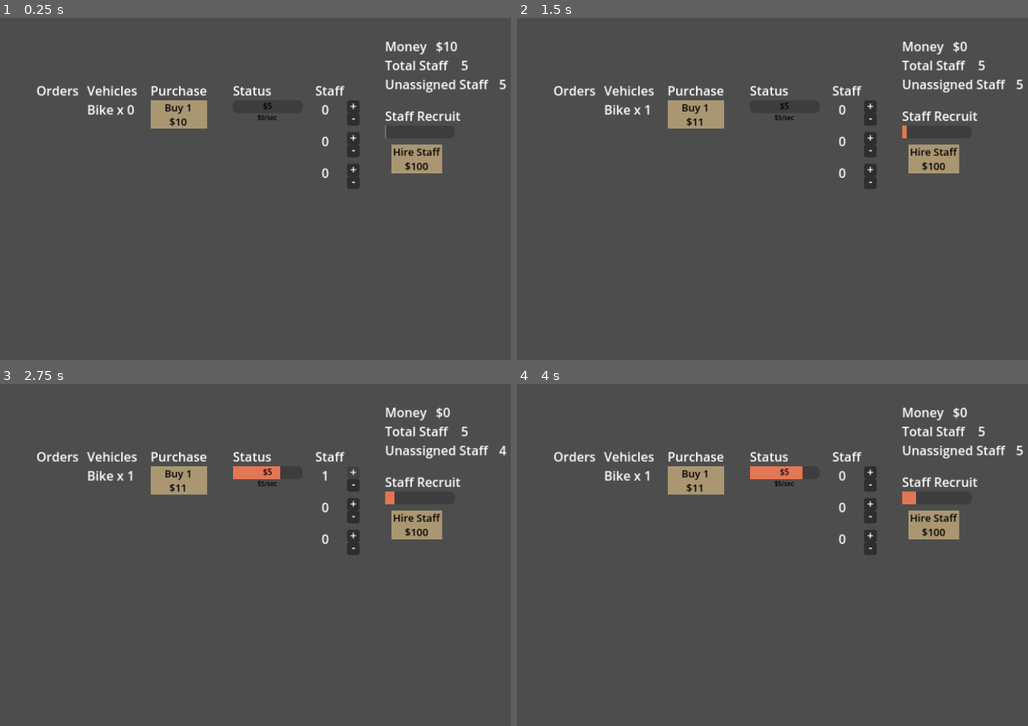
Above: before the commit, frames 1-4 (two rows, left to right).
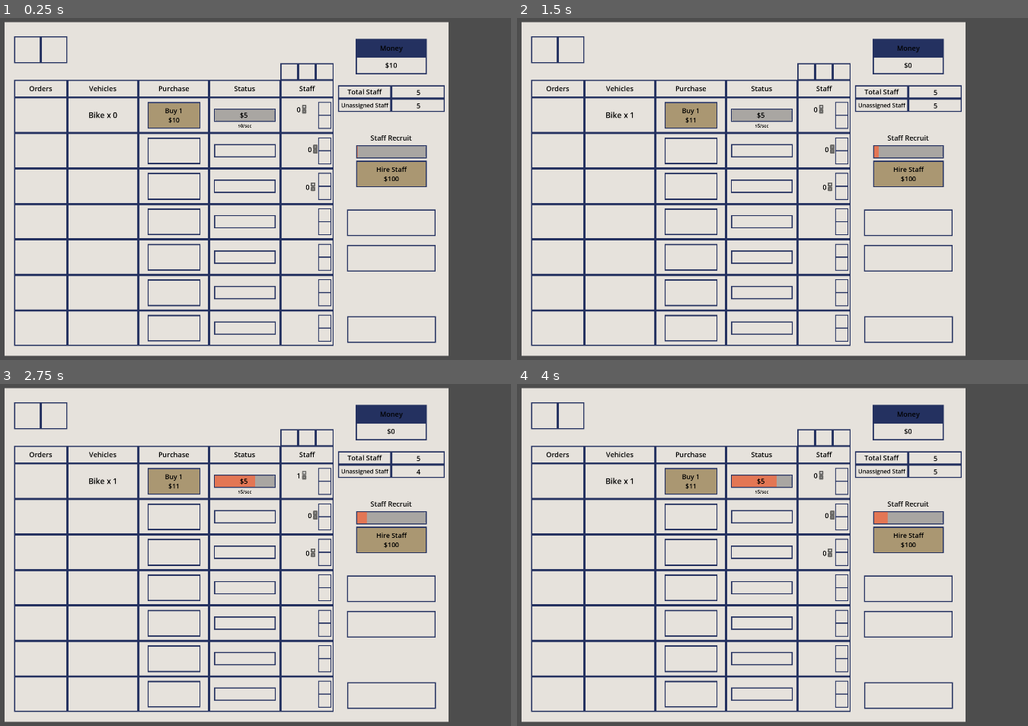
Above: after the commit, the same moments.

Repository: ethan-berkowitz/logistics
Game: Godot game, scene res://scenes/game.tscn
Two runs of this game, one before a commit and one after it. Both use one fixed random seed, a clock stepped at 60 frames per second and the inputs below.
Inputs:
- Up to frame 1 (0.25 s): no input
- Up to frame 2 (1.5 s): click "Buy 1 $10" at 0.5 s; click "Buy 1 $11" at 1.25 s
- Up to frame 3 (2.75 s): click "+" at 2 s
- Up to frame 4 (4 s): click "-" at 2.75 s; click "Hire Staff $100" at 3.5 s

The runs differ from the first frame. In frame 1, 84% of the frame differs, in the area x 0-100%, y 1-99%; in frame 2, 84%; in frame 3, 84%; in frame 4, 84%.

Commit message:
added userInterfaceOutline from aseprite and put most assets into place

Diff:
--- a/scenes/game.tscn
+++ b/scenes/game.tscn
@@ -1,6 +1,7 @@
-[gd_scene load_steps=8 format=3 uid="uid://bxxbi8x3nojln"]
+[gd_scene load_steps=9 format=3 uid="uid://bxxbi8x3nojln"]
 
 [ext_resource type="Script" path="res://scripts/main.gd" id="1_4dnsm"]
+[ext_resource type="Texture2D" uid="uid://dw5vo6mvumg8" path="res://assets/userInterfaceOutline.png" id="2_l1kms"]
 [ext_resource type="PackedScene" uid="uid://cv744psbwfgs1" path="res://scenes/main_label.tscn" id="2_ojbq5"]
 [ext_resource type="PackedScene" uid="uid://ck2u1giyqndgm" path="res://scenes/main_button.tscn" id="3_kbxrh"]
 [ext_resource type="PackedScene" uid="uid://bqr2ss1m04kyp" path="res://scenes/vehicle_label.tscn" id="4_csleg"]
@@ -13,43 +14,46 @@
 [node name="Main" type="Node2D" parent="."]
 script = ExtResource("1_4dnsm")
 
+[node name="UserInterfaceOutline" type="Sprite2D" parent="Main"]
+texture = ExtResource("2_l1kms")
+
 [node name="Labels" type="Node2D" parent="Main"]
 
 [node name="OrdersHeader" parent="Main/Labels" instance=ExtResource("2_ojbq5")]
-offset_left = -240.0
-offset_top = -136.0
-offset_right = -186.0
-offset_bottom = -110.0
+offset_left = -762.0
+offset_top = -390.0
+offset_right = -578.0
+offset_bottom = -334.0
 text = "Orders"
 
 [node name="VehicleHeader" parent="Main/Labels" instance=ExtResource("2_ojbq5")]
-offset_left = -176.0
-offset_top = -136.0
-offset_right = -112.0
-offset_bottom = -110.0
+offset_left = -570.0
+offset_top = -390.0
+offset_right = -322.0
+offset_bottom = -334.0
 text = "Vehicles
 "
 
 [node name="PurchaseHeader" parent="Main/Labels" instance=ExtResource("2_ojbq5")]
-offset_left = -96.0
-offset_top = -136.0
-offset_right = -24.0
-offset_bottom = -110.0
+offset_left = -314.0
+offset_top = -390.0
+offset_right = -67.0
+offset_bottom = -334.0
 text = "Purchase
 "
 
 [node name="StatusHeader" parent="Main/Labels" instance=ExtResource("2_ojbq5")]
-offset_left = 8.0
-offset_top = -136.0
-offset_right = 57.0
-offset_bottom = -110.0
+offset_left = -59.0
+offset_top = -390.0
+offset_right = 190.0
+offset_bottom = -334.0
 text = "Status"
 
 [node name="MoneyHeader" parent="Main/Labels" instance=ExtResource("2_ojbq5")]
-offset_left = 200.0
-offset_top = -192.0
-offset_right = 253.0
-offset_bottom = -166.0
+offset_left = 466.0
+offset_top = -542.0
+offset_right = 722.0
+offset_bottom = -474.0
 text = "Money
 "
 
@@ -57,155 +61,156 @@
 position = Vector2(-40, 0)
 
 [node name="BikePurchase" parent="Main/Buttons" instance=ExtResource("3_kbxrh")]
-offset_left = -56.0
-offset_top = -112.0
-offset_right = 15.5
-offset_bottom = -82.73
+offset_left = -241.0
+offset_top = -310.0
+offset_right = -58.0
+offset_bottom = -222.0
 
 [node name="VanPurchase" parent="Main/Buttons" instance=ExtResource("3_kbxrh")]
-offset_left = -56.0
-offset_top = -72.0
-offset_right = 15.5
-offset_bottom = -42.73
+offset_left = -241.0
+offset_top = -181.0
+offset_right = -58.0
+offset_bottom = -94.0
 
 [node name="TruckPurchase" parent="Main/Buttons" instance=ExtResource("3_kbxrh")]
-offset_left = -56.0
-offset_top = -32.0
-offset_right = 15.5
-offset_bottom = -2.73
+offset_left = -241.0
+offset_top = -53.0
+offset_right = -58.0
+offset_bottom = 34.0
 
 [node name="VehicleLabels" type="Node2D" parent="Main"]
 position = Vector2(-40, 0)
 
 [node name="BikeLabel" parent="Main/VehicleLabels" instance=ExtResource("4_csleg")]
-offset_left = -136.0
-offset_top = -112.0
-offset_right = -76.0
-offset_bottom = -86.0
+offset_left = -530.0
+offset_top = -327.0
+offset_right = -282.0
+offset_bottom = -206.0
 text = "Bike x 0"
 
 [node name="VanLabel" parent="Main/VehicleLabels" instance=ExtResource("4_csleg")]
-offset_left = -136.0
-offset_top = -72.0
-offset_right = -76.0
-offset_bottom = -46.0
+offset_left = -530.0
+offset_top = -198.0
+offset_right = -282.0
+offset_bottom = -78.0
 text = "Van x 0"
 
 [node name="TruckLabel" parent="Main/VehicleLabels" instance=ExtResource("4_csleg")]
-offset_left = -136.0
-offset_top = -32.0
-offset_right = -66.0
-offset_bottom = -6.0
+offset_left = -530.0
+offset_top = -70.0
+offset_right = -282.0
+offset_bottom = 50.0
 text = "Truck x 0"
 
 [node name="OtherLabels" type="Node2D" parent="Main"]
 position = Vector2(-40, 0)
 
 [node name="MoneyLabel" parent="Main/OtherLabels" instance=ExtResource("5_3bjag")]
-offset_left = 304.0
-offset_top = -192.0
-offset_right = 344.0
-offset_bottom = -166.0
+offset_left = 510.0
+offset_top = -474.0
+offset_right = 758.0
+offset_bottom = -418.0
 text = "10"
 
 [node name="Status" type="Node" parent="Main"]
 
 [node name="BikeStatusBar" parent="Main/Status" instance=ExtResource("6_nh13f")]
-offset_left = 8.0
-offset_top = -112.0
-offset_right = -175.872
-offset_bottom = -159.504
+offset_left = -43.0
+offset_top = -286.0
+offset_right = -98.872
+offset_bottom = -309.504
 
 [node name="VanStatusBar" parent="Main/Status" instance=ExtResource("6_nh13f")]
-offset_left = 8.0
-offset_top = -72.0
-offset_right = -175.872
-offset_bottom = -119.504
+offset_left = -41.0
+offset_top = -158.0
+offset_right = -97.872
+offset_bottom = -181.504
 
 [node name="TruckStatusBar" parent="Main/Status" instance=ExtResource("6_nh13f")]
-offset_left = 8.0
-offset_top = -32.0
-offset_right = -175.872
-offset_bottom = -79.504
+offset_left = -42.0
+offset_top = -30.0
+offset_right = -98.872
+offset_bottom = -53.504
 
 [node name="Staff" type="Node2D" parent="Main"]
 position = Vector2(-40, 0)
 
 [node name="BikeStaff" parent="Main/Staff" instance=ExtResource("7_67hdm")]
-offset_left = 192.0
-offset_top = -112.0
-offset_right = 232.0
-offset_bottom = -72.0
+offset_left = 312.0
+offset_top = -304.0
+offset_right = 352.0
+offset_bottom = -264.0
 
 [node name="VanStaff" parent="Main/Staff" instance=ExtResource("7_67hdm")]
-offset_left = 192.0
-offset_top = -72.0
-offset_right = 232.0
-offset_bottom = -32.0
+offset_left = 352.0
+offset_top = -160.0
+offset_right = 392.0
+offset_bottom = -120.0
 
 [node name="TruckStaff" parent="Main/Staff" instance=ExtResource("7_67hdm")]
-offset_left = 192.0
-offset_top = -32.0
-offset_right = 232.0
-offset_bottom = 8.0
+offset_left = 344.0
+offset_top = -24.0
+offset_right = 384.0
+offset_bottom = 16.0
 
 [node name="UnassignedStaff" parent="Main/Staff" instance=ExtResource("5_3bjag")]
-offset_left = 384.0
-offset_top = -144.0
-offset_right = 541.0
-offset_bottom = -118.0
+offset_left = 640.0
+offset_top = -320.0
+offset_right = 824.0
+offset_bottom = -280.0
 text = "5"
 
 [node name="TotalStaff" parent="Main/Staff" instance=ExtResource("5_3bjag")]
-offset_left = 336.0
-offset_top = -168.0
-offset_right = 438.0
-offset_bottom = -142.0
+offset_left = 640.0
+offset_top = -368.0
+offset_right = 824.0
+offset_bottom = -328.0
 text = "5"
 
 [node name="StaffHeader" parent="Main/Staff" instance=ExtResource("2_ojbq5")]
-offset_left = 152.0
-offset_top = -136.0
-offset_right = 192.0
-offset_bottom = -110.0
+offset_left = 238.0
+offset_top = -390.0
+offset_right = 422.0
+offset_bottom = -334.0
 text = "Staff"
 
 [node name="StaffRecruitLabel" parent="Main/Staff" instance=ExtResource("2_ojbq5")]
-offset_left = 240.0
-offset_top = -104.0
-offset_right = 336.0
-offset_bottom = -78.0
+offset_left = 509.0
+offset_top = -208.0
+offset_right = 758.0
+offset_bottom = -160.0
 text = "Staff Recruit"
 
 [node name="TotalStaffHeader" parent="Main/Staff" instance=ExtResource("2_ojbq5")]
-offset_left = 240.0
-offset_top = -168.0
-offset_right = 320.0
-offset_bottom = -142.0
+offset_left = 446.0
+offset_top = -370.0
+offset_right = 630.0
+offset_bottom = -330.0
 text = "Total Staff
 "
 
 [node name="UnassignedStaffHeader" parent="Main/Staff" instance=ExtResource("2_ojbq5")]
-offset_left = 240.0
-offset_top = -144.0
-offset_right = 370.0
-offset_bottom = -118.0
+offset_left = 446.0
+offset_top = -322.0
+offset_right = 630.0
+offset_bottom = -282.0
+theme_override_font_sizes/font_size = 21
 text = "Unassigned Staff
 "
 
 [node name="RecruitStatusBar" parent="Main/Staff" instance=ExtResource("6_nh13f")]
-offset_left = 240.0
-offset_top = -80.0
-offset_right = 328.0
-offset_bottom = -64.0
+offset_left = 511.0
+offset_top = -154.0
+offset_right = 758.0
+offset_bottom = -114.0
 
 [node name="HireStaffButton" parent="Main/Staff" instance=ExtResource("3_kbxrh")]
-offset_left = 248.0
-offset_top = -56.0
-offset_right = 312.0
-offset_bottom = -24.0
+offset_left = 511.0
+offset_top = -98.0
+offset_right = 758.0
+offset_bottom = -10.0
 text = "Hire Staff
 $100"
 
 [node name="Camera2D" type="Camera2D" parent="."]
-zoom = Vector2(3, 3)
+zoom = Vector2(1.05, 1.05)
--- a/scenes/main_button.tscn
+++ b/scenes/main_button.tscn
@@ -14,7 +14,7 @@
 theme_override_colors/font_pressed_color = Color(0, 0, 0, 1)
 theme_override_colors/font_hover_color = Color(0, 0, 0, 1)
 theme_override_colors/font_disabled_color = Color(0, 0, 0, 1)
-theme_override_font_sizes/font_size = 13
+theme_override_font_sizes/font_size = 24
 theme_override_styles/normal = SubResource("StyleBoxFlat_0o7v7")
 theme_override_styles/hover = SubResource("StyleBoxFlat_0o7v7")
 theme_override_styles/pressed = SubResource("StyleBoxFlat_0o7v7")
--- a/scenes/main_label.tscn
+++ b/scenes/main_label.tscn
@@ -3,3 +3,7 @@
 [node name="MainLabel" type="Label"]
 offset_right = 40.0
 offset_bottom = 23.0
+theme_override_colors/font_color = Color(0, 0, 0, 1)
+theme_override_font_sizes/font_size = 25
+horizontal_alignment = 1
+vertical_alignment = 1
--- a/scenes/number_label.tscn
+++ b/scenes/number_label.tscn
@@ -3,3 +3,7 @@
 [node name="NumberLabel" type="Label"]
 offset_right = 40.0
 offset_bottom = 23.0
+theme_override_colors/font_color = Color(0, 0, 0, 1)
+theme_override_font_sizes/font_size = 25
+horizontal_alignment = 1
+vertical_alignment = 1
--- a/scenes/progress_bar.tscn
+++ b/scenes/progress_bar.tscn
@@ -9,8 +9,8 @@
 anchors_preset = -1
 anchor_right = 0.118
 anchor_bottom = 0.049
-offset_right = -183.872
-offset_bottom = -47.504
+offset_right = 0.127998
+offset_bottom = 0.496002
 theme_override_colors/font_color = Color(0, 0, 0, 1)
 theme_override_font_sizes/font_size = 8
 theme_override_styles/fill = SubResource("StyleBoxFlat_wgir5")
@@ -20,17 +20,27 @@
 
 [node name="ValueLabel" type="Label" parent="."]
 layout_mode = 0
-offset_right = 88.0
-offset_bottom = 17.0
+offset_left = -30.0
+offset_top = -12.0
+offset_right = 242.0
+offset_bottom = 52.0
 theme_override_colors/font_color = Color(0, 0, 0, 1)
-theme_override_font_sizes/font_size = 10
+theme_override_font_sizes/font_size = 25
 horizontal_alignment = 1
+vertical_alignment = 1
 
 [node name="PerSecondLabel" type="Label" parent="."]
 layout_mode = 0
-offset_top = 16.0
-offset_right = 88.0
-offset_bottom = 33.0
+offset_left = -27.0
+offset_top = 26.0
+offset_right = 245.0
+offset_bottom = 90.0
 theme_override_colors/font_color = Color(0, 0, 0, 1)
-theme_override_font_sizes/font_size = 8
+theme_override_font_sizes/font_size = 16
 horizontal_alignment = 1
+vertical_alignment = 1
+
+[node name="Control" type="Control" parent="."]
+anchors_preset = 0
+offset_right = 40.0
+offset_bottom = 40.0
--- /dev/null
+++ b/scenes/research_menu.tscn
@@ -0,0 +1,7 @@
+[gd_scene format=3 uid="uid://coo7gem0knry3"]
+
+[node name="ResearchMenu" type="Control"]
+layout_mode = 3
+anchors_preset = 0
+offset_right = 40.0
+offset_bottom = 40.0
--- a/scenes/vehicle_label.tscn
+++ b/scenes/vehicle_label.tscn
@@ -3,3 +3,7 @@
 [node name="VehicleLabel" type="Label"]
 offset_right = 40.0
 offset_bottom = 23.0
+theme_override_colors/font_color = Color(0, 0, 0, 1)
+theme_override_font_sizes/font_size = 28
+horizontal_alignment = 1
+vertical_alignment = 1
Binary file added: assets/logistics.aseprite
Binary file added: assets/userInterfaceOutline.png
Not shown, added: assets/userInterfaceOutline.png.import
